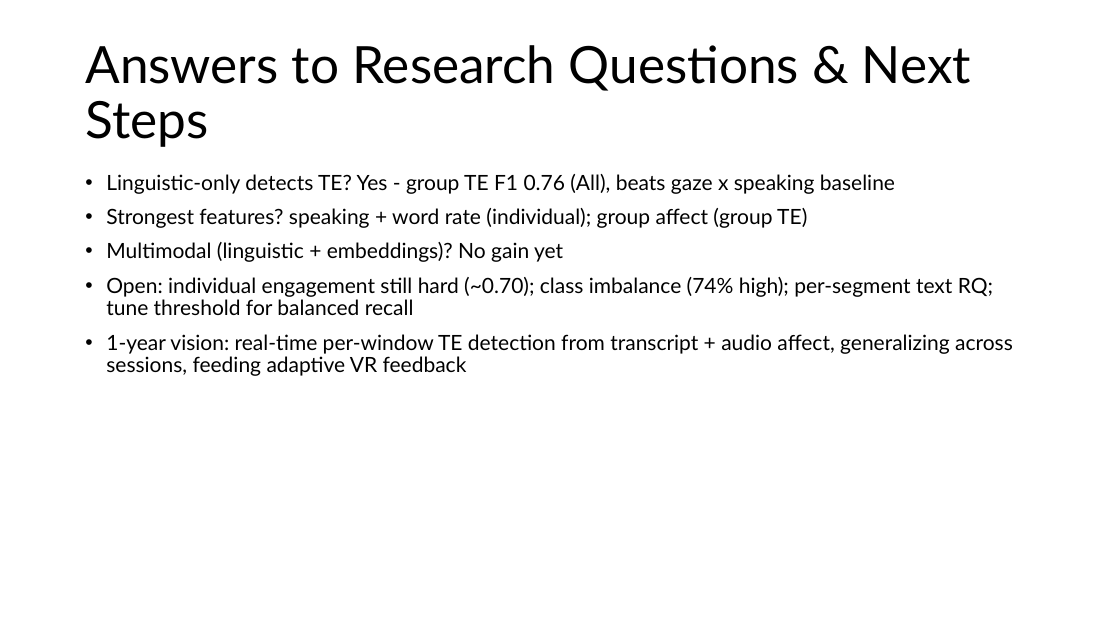
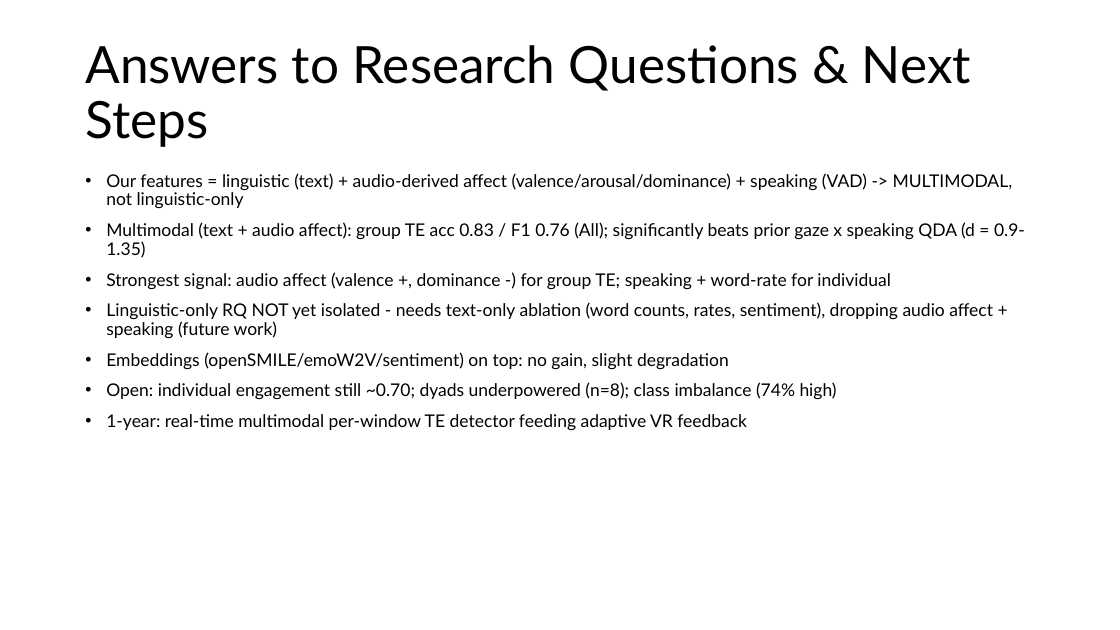
Before and after one commit to carlotes247/vilearn_ml, a slide deck: slide 15 of discover/2026_March_ViLearn_Planning.pptx. Drawn at 1120x630 pixels with LibreOffice and Linux fonts; fonts in the diff are those of the drawing. Boxes give left, top, right and bottom in pixels: in the first picture for what was removed or moved away, otherwise in the second. Text is boxed around its words. In the diff, an @@ line names an element or a change of style, - is before the commit and + after.

Commit message:
slides: add 1Hz row to granularity, feature-contribution + embeddings tables, reframe RQ as multimodal
- Granularity slide: add 1 Hz frame row (group TE 0.70) between segment (0.59) and 60 s (0.82)
- Feature contribution: add table (valence/dominance/arousal coefs + RF importance)
- Embeddings: add base-vs-embeddings table showing slight degradation (best 0.82 -> 0.77)
- RQ slide: correct framing - our detector is MULTIMODAL (linguistic text + audio-derived
  affect v/a/d + speaking), not linguistic-only; linguistic-only ablation flagged as future work

```diff
--- a/discover/2026_March_ViLearn_Planning.pptx
+++ b/discover/2026_March_ViLearn_Planning.pptx
@@ text at [106, 173, 1025, 431]: text changed; size 18 to 15 pt @@
-• Linguistic-only detects TE? Yes - group TE F1 0.76 (All), beats gaze x speaking baseline
-• Strongest features? speaking + word rate (individual); group affect (group TE)
-• Multimodal (linguistic + embeddings)? No gain yet
-• Open: individual engagement still hard (~0.70); class imbalance (74% high); per-segment text RQ; tune threshold for balanced recall
-• 1-year vision: real-time per-window TE detection from transcript + audio affect, generalizing across sessions, feeding adaptive VR feedback
+• Our features = linguistic (text) + audio-derived affect (valence/arousal/dominance) + speaking (VAD) -> MULTIMODAL, not linguistic-only
+• Multimodal (text + audio affect): group TE acc 0.83 / F1 0.76 (All); significantly beats prior gaze x speaking QDA (d = 0.9-1.35)
+• Strongest signal: audio affect (valence +, dominance -) for group TE; speaking + word-rate for individual
+• Linguistic-only RQ NOT yet isolated - needs text-only ablation (word counts, rates, sentiment), dropping audio affect + speaking (future work)
+• Embeddings (openSMILE/emoW2V/sentiment) on top: no gain, slight degradation
+• Open: individual engagement still ~0.70; dyads underpowered (n=8); class imbalance (74% high)
+• 1-year: real-time multimodal per-window TE detector feeding adaptive VR feedback
```
Also in this commit, not shown: 7 other slides changed.
